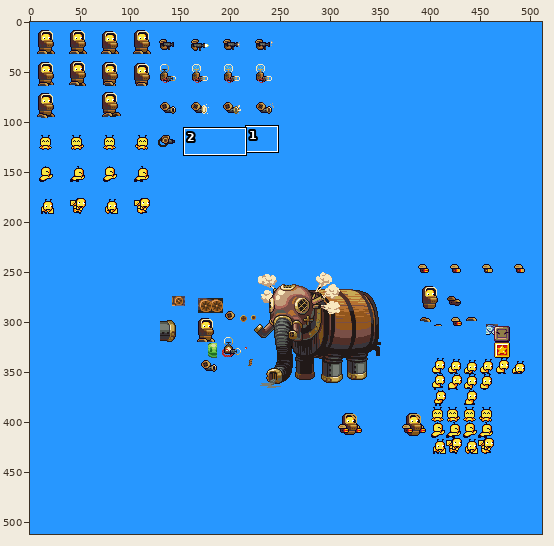
One commit to this sprite sheet: Antling.gmx/GFX/sprPlayer.png. Above: a wide view before the commit, with the close-up outlined.
Close-up. Before:
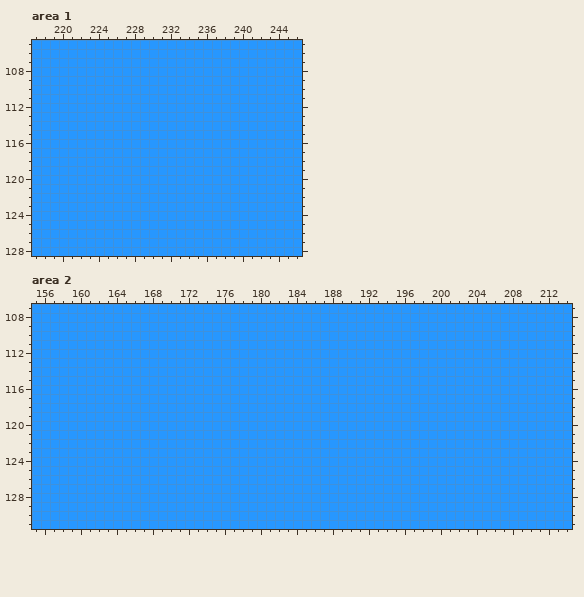
The file is 512x512 pixels. Colours within 5 levels of each other are drawn and written as one. Shown: area 1: x 217..246, y 105..128; area 2: x 155..214, y 107..131.
The result:
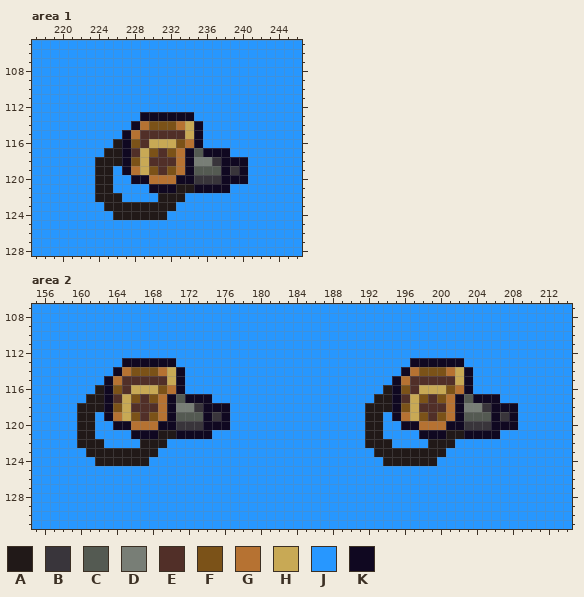
Palette (. is transparent): A #211918  B #39353b  C #545a52  D #787e76  E #512f28  F #7b5218  G #b67232  H #c8a955  J #2797ff  K #100821
Diff:
Changed rows in their new state; - is an unchanged pixel.
Area 1:
first column x 224:
113 -----KKKKKK------
114 ----KGFFFGHK-----
115 ---KGEEEEEHK-----
116 --AKFEHHHFGK-----
117 -AAKEHFEFGKCKKK--
118 AAAKFHEEEGKDDBKKK
119 AA-KGHFEFGKCCCKBK
120 AA--KKGGGKKBBBKKK
121 AA----KKKAAKKKK--
122 AAA----AAA-------
123 -AAAAAAAA--------
124 --AAAAAA---------
Area 2:
first column x 160:
113 -----KKKKKK--------------------------KKKKKK------
114 ----KGFFFGHK------------------------KGFFFGHK-----
115 ---KGEEEEEHK-----------------------KGEEEEEHK-----
116 --AKFEHHHFGK----------------------AKFEHHHFGK-----
117 -AAKEHFEFGKCKKK------------------AAKEHFEFGKCKKK--
118 AAAKFHEEEGKDDBKKK---------------AAAKFHEEEGKDDBKKK
119 AA-KGHFEFGKCCCKBK---------------AA-KGHFEFGKCCCKBK
120 AA--KKGGGKKBBBKKK---------------AA--KKGGGKKBBBKKK
121 AA----KKKAAKKKK-----------------AA----KKKAAKKKK--
122 AAA----AAA----------------------AAA----AAA-------
123 -AAAAAAAA------------------------AAAAAAAA--------
124 --AAAAAA--------------------------AAAAAA---------
Boxes around the changes in both close-ups, in picture pixels (x1, y1, x2, y2):
changed: (95, 112, 248, 220)
changed: (77, 358, 230, 466)
changed: (365, 358, 518, 466)
